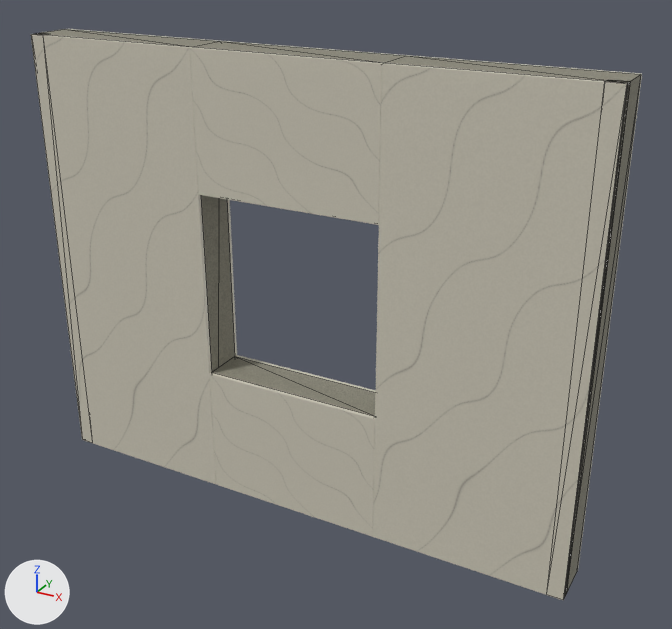
The glTF model assets/production/oath-09/architecture/modules/window-wall/lod2.glb, before and after one commit.
The view is the same before and after, from a camera (50 mm lens) standing at (4.99, -4.76, 4.0) and looking at (2.23, 0.25, 1.49). Arrows for +X, +Y and +Z are at lower left; the lights stay in place. The picture after the commit comes second. Mesh edges are drawn as thin lines on the coarser meshes.

Before the edit, the objects in view are built like this:
```python
me_cube_001 = bpy.data.meshes.new('Cube.001')
me_cube_001.from_pydata(...)  # a box spanning x -0.67..0.67, y -0.14..0.14, z -1.6..1.6
me_cube_001.materials.append(mat_masonry)
me_cube_009 = bpy.data.meshes.new('Cube.009')
me_cube_009.from_pydata(...)  # a box spanning x -0.66..0.66, y -0.145..0.145, z -0.47..0.47
me_cube_009.materials.append(mat_masonry)
me_cube_013 = bpy.data.meshes.new('Cube.013')
me_cube_013.from_pydata(...)  # a box spanning x -0.66..0.66, y -0.145..0.145, z -0.47..0.47
me_cube_013.materials.append(mat_masonry)
ob_bearing_masonry_wall_segment = bpy.data.objects.new('Bearing masonry wall segment', me_cube_001)
ob_bearing_masonry_wall_segment.location = (0.67, 0.175, 1.6)
ob_bearing_masonry_wall_segment_002 = bpy.data.objects.new('Bearing masonry wall segment.002', me_cube_009)
ob_bearing_masonry_wall_segment_002.location = (2.0, 0.175, 0.47)
ob_bearing_masonry_wall_segment_003 = bpy.data.objects.new('Bearing masonry wall segment.003', me_cube_013)
ob_bearing_masonry_wall_segment_003.location = (2.0, 0.175, 2.73)
# also in view: 'Bearing masonry wall segment.001' at (3.33, 0.17, 1.6); 'Replaceable marble facing panel.004' at (2.0, 0.01, 0.47); 'Replaceable marble facing panel.006' at (2.0, 0.01, 2.73); 'Replaceable marble facing panel.002' at (3.33, 0.01, 1.6); 'Replaceable marble facing panel' at (0.67, 0.01, 1.6)
```
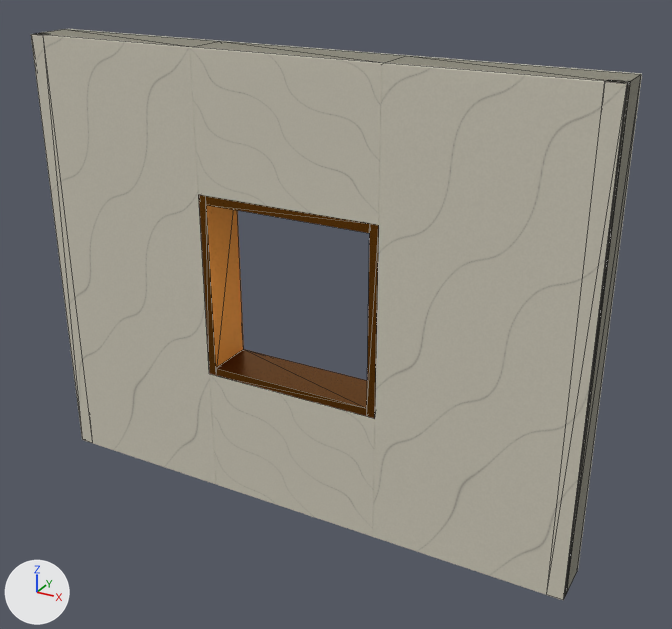
Boxes (x1, y1, x2, y2) around the edits, measured in the pictures (672 x 629 px):
'LOD2__Bronze reveal frame', added (brown): after (199, 195, 244, 375)
'LOD2__Bronze reveal frame.002', added (brown): after (216, 349, 367, 416)
'LOD2__Bronze reveal frame.001', added (brown): after (367, 224, 379, 419)
'LOD2__Bronze reveal frame.003', added (brown): after (206, 196, 370, 233)
'Bearing masonry wall segment', unchanged, covered by the edit: before (35, 29, 235, 372); after (35, 29, 219, 47)
'Bearing masonry wall segment.002', unchanged, covered by the edit: before (213, 357, 376, 416)

Diff of the bpy script that builds the scene:
```diff
--- a/assets/production/oath-09/architecture/modules/window-wall/lod2.glb.py
+++ b/assets/production/oath-09/architecture/modules/window-wall/lod2.glb.py
@@ img_bronze_metallic_bronze_roughness @@
+img_bronze_metallic_bronze_roughness = load_image('bronze_metallic-bronze_roughness', '_unpacked/bronze_metallic-bronze_roughness', 512, 512, 'Non-Color')
@@ img_bronze_normal @@
+img_bronze_normal = load_image('bronze_normal', '_unpacked/bronze_normal', 512, 512, 'Non-Color')
@@ img_bronze_basecolor @@
+img_bronze_basecolor = load_image('bronze_basecolor', '_unpacked/bronze_basecolor', 512, 512, 'sRGB')
@@ mat_bronze @@
+mat_bronze = bpy.data.materials.new('bronze')
+# uses the picture img_bronze_basecolor
+# uses the picture img_bronze_metallic_bronze_roughness
+# uses the picture img_bronze_normal
@@ me_cube_070 @@
+me_cube_070.from_pydata(...)  # a box spanning x -0.6..0.6, y -0.175..0.175, z -0.03..0.03
+me_cube_070.materials.append(mat_bronze)
@@ me_cube_068 @@
+me_cube_068.from_pydata(...)  # a box spanning x -0.03..0.03, y -0.175..0.175, z -0.66..0.66
+me_cube_068.materials.append(mat_bronze)
@@ ob_lod2__bronze_reveal_frame_003 @@
+ob_lod2__bronze_reveal_frame_003 = bpy.data.objects.new('LOD2__Bronze reveal frame.003', me_cube_070)
+ob_lod2__bronze_reveal_frame_003.location = (2.0, 0.175, 2.23)
@@ ob_lod2__bronze_reveal_frame_002 @@
+ob_lod2__bronze_reveal_frame_002 = bpy.data.objects.new('LOD2__Bronze reveal frame.002', me_cube_070.copy())
+ob_lod2__bronze_reveal_frame_002.location = (2.0, 0.175, 0.97)
@@ ob_lod2__bronze_reveal_frame_001 @@
+ob_lod2__bronze_reveal_frame_001 = bpy.data.objects.new('LOD2__Bronze reveal frame.001', me_cube_068)
+ob_lod2__bronze_reveal_frame_001.location = (2.63, 0.175, 1.6)
@@ ob_lod2__bronze_reveal_frame @@
+ob_lod2__bronze_reveal_frame = bpy.data.objects.new('LOD2__Bronze reveal frame', me_cube_068.copy())
+ob_lod2__bronze_reveal_frame.location = (1.37, 0.175, 1.6)
```
